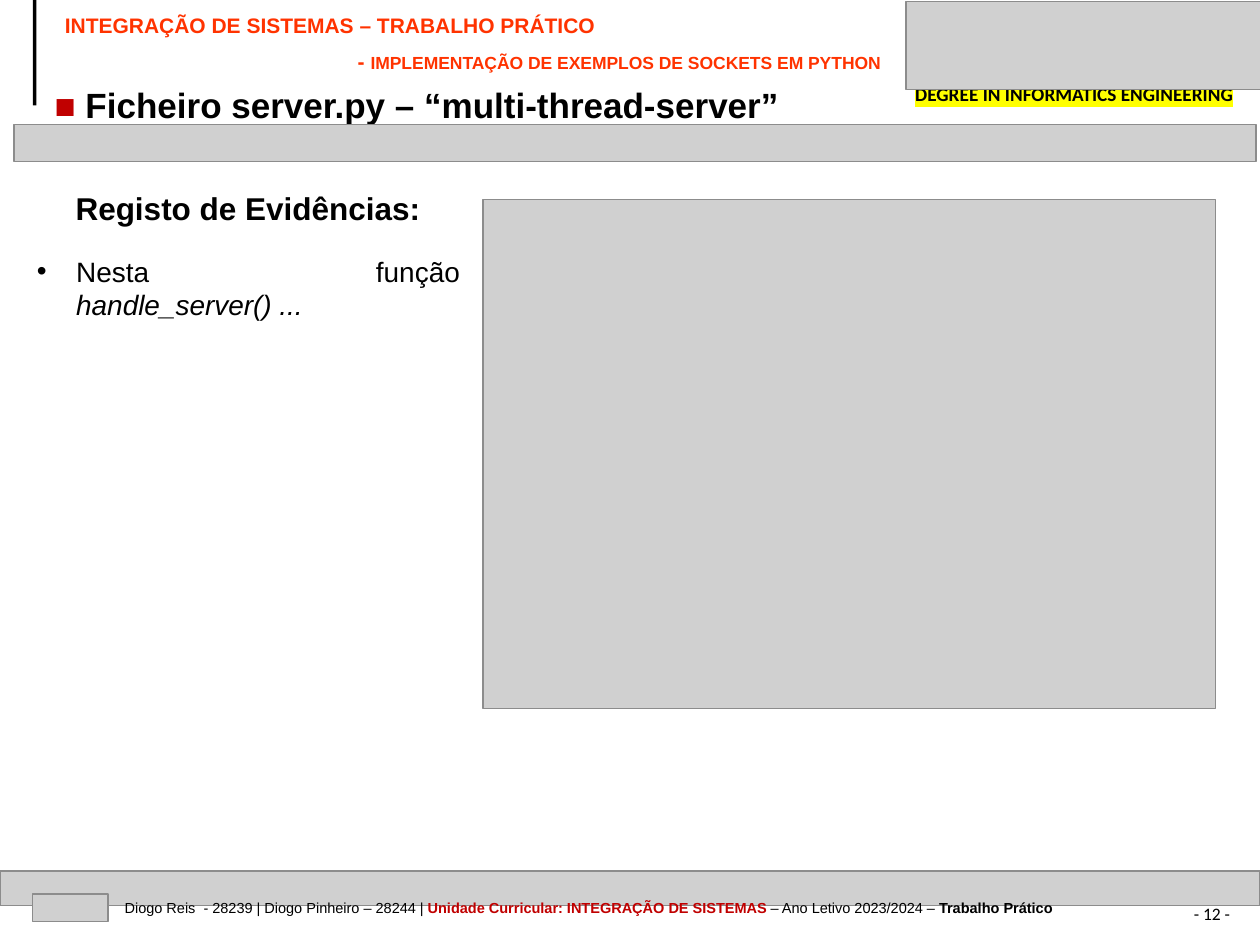
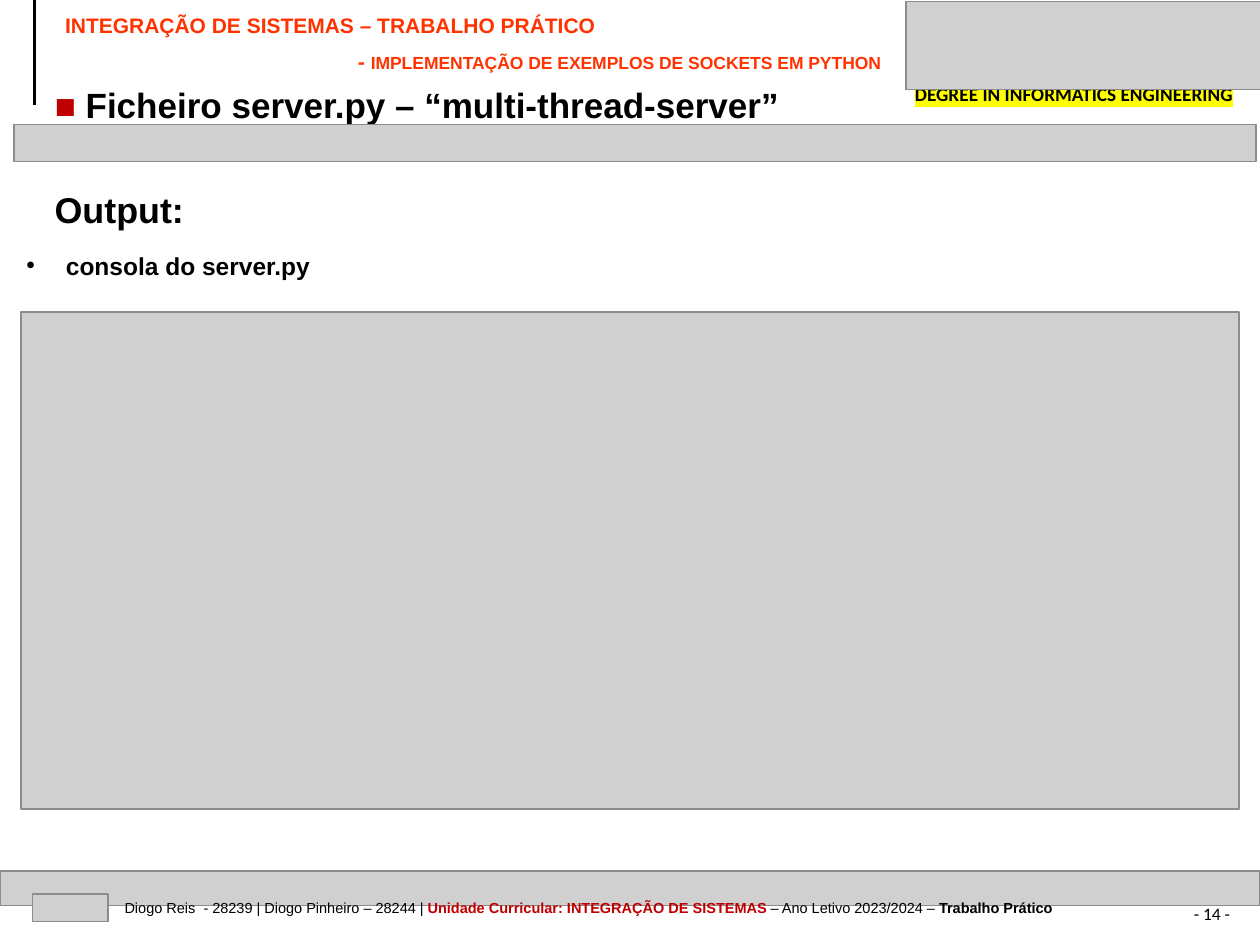
Before and after one commit to devdp11/socket_thread_conn-project, a slide deck: slide 14 of IPVC-EI-TP-SOCKETS-28244-28239.pptx (slide 12 before the commit). Drawn at 1260x945 pixels with LibreOffice and Linux fonts; fonts in the diff are those of the drawing; grey boxes stand for pictures. Boxes give left, top, right and bottom in pixels: in the first picture for what was removed or moved away, otherwise in the second. Text is boxed around its words. In the diff, an @@ line names an element or a change of style, - is before the commit and + after.

```diff
--- a/IPVC-EI-TP-SOCKETS-28244-28239.pptx
+++ b/IPVC-EI-TP-SOCKETS-28244-28239.pptx
@@ text "INTEGRAÇÃO DE SISTEMAS – TRABALHO ..." at (65, 16, 881, 73): less space between paragraphs; more space between paragraphs @@
@@ text added at (55, 198, 184, 230), 20.5 pt, text #000000, bold @@
+Output:
@@ text removed at (76, 196, 420, 226) @@
-Registo de Evidências:
@@ picture removed at (483, 199, 1215, 708) @@
@@ text added at (66, 257, 310, 280), 14 pt, text #000000, bold @@
+• consola do server.py
@@ text removed at (76, 262, 272, 320) @@
-• Nesta função handle_server() ...
@@ picture added at (21, 312, 1240, 809) @@
@@ page number at (1203, 905, 1221, 920): text changed @@
-- 12 -
+- 14 -
```
Also in this commit, not shown: 16 other slides changed, 3 slides added, 2 other files.
